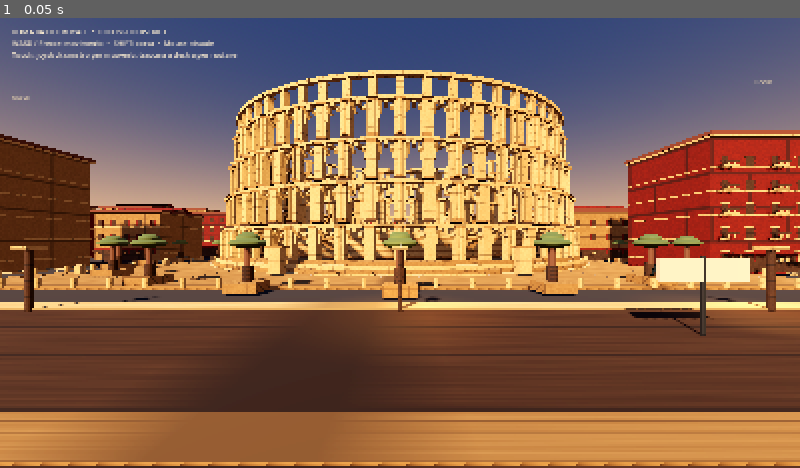
Above: before the commit, frame 1.
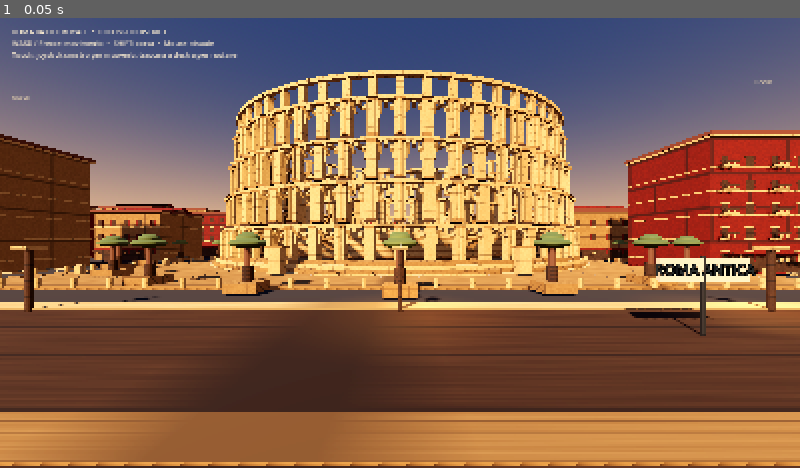
Above: after the commit, the same moment.

Repository: romabattleroyale/Roma-BRT
Game: Godot game, scene res://main.tscn
Two runs of this game, one before a commit and one after it. Both use one fixed random seed, a clock stepped at 60 frames per second and the inputs below.
Inputs:
- Up to frame 1 (0.05 s): no input

The runs differ from the first frame. In frame 1, 0.3% of the frame differs, in the area x 81-95%, y 54-58%.

Commit message:
Place district sign lettering on the visible front face of the sign boards

Diff:
--- a/quality_lab/main.gd
+++ b/quality_lab/main.gd
@@ -447,12 +447,10 @@
 		var sign_text := Label3D.new()
 		var destinations := ["COLOSSEO", "FORI IMPERIALI", "CENTRO STORICO", "ROMA ANTICA", "TERME", "TRASTEVERE"]
 		sign_text.text = destinations[idx]
-		sign_text.position = Vector3(sx, 2.65, sz - 0.075)
+		sign_text.position = Vector3(sx, 2.65, sz + 0.075)
 		sign_text.font_size = 48
 		sign_text.pixel_size = 0.012
 		sign_text.modulate = Color("#292b2a")
-		if sz > 0.0:
-			sign_text.rotation.y = PI
 		add_child(sign_text)
 	# painted zebra crossings and Roman paving insets
 	for stripe in range(9):
